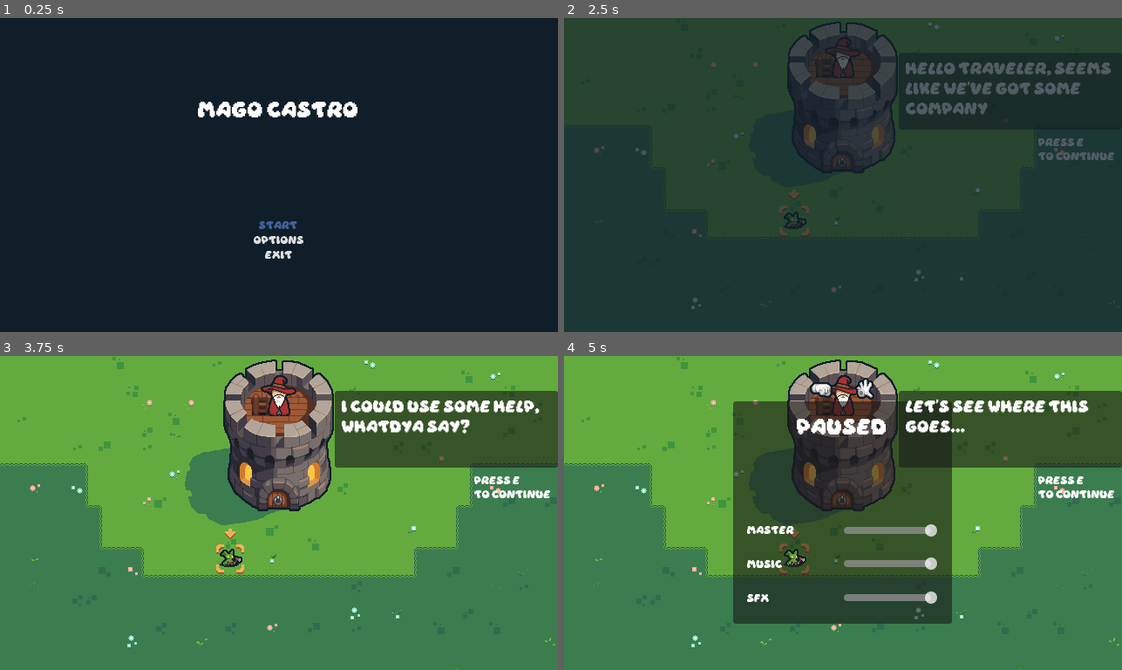
Above: before the commit, frames 1-4 (two rows, left to right).
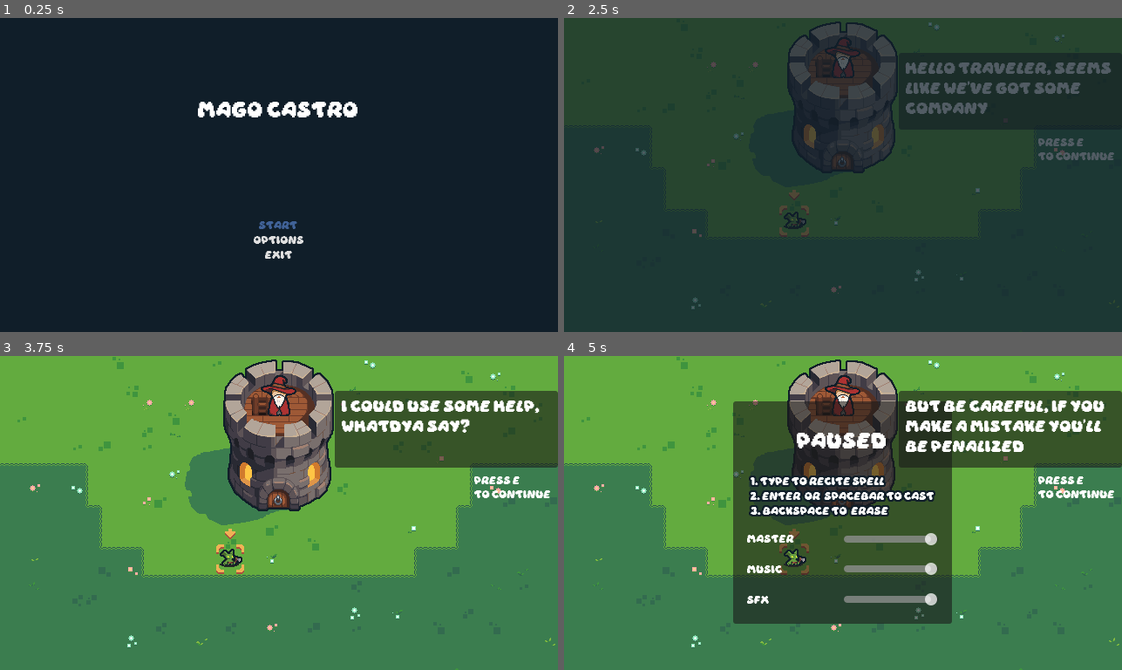
Above: after the commit, the same moments.

Repository: ignosuke/mago-castro
Game: Godot game, scene res://scenes/ui/MainMenu.tscn
Two runs of this game, one before a commit and one after it. Both use one fixed random seed, a clock stepped at 60 frames per second and the inputs below.
Inputs:
- Up to frame 1 (0.25 s): no input
- Up to frame 2 (2.5 s): click "Start" at 0.5 s; tap Enter at 1.25, 2.1 s; tap E (interact) at 1.35 s; tap Space at 1.52, 2.27 s; hold A from 2.03 s (still down)
- Up to frame 3 (3.75 s): tap E (interact) at 2.75, 3.5 s; release A at 2.78 s; tap Backspace at 2.85 s; tap Z at 3.6 s
- Up to frame 4 (5 s): tap Space at 3.77, 4.52 s; tap E (interact) at 4.25, 4.35 s; hold A from 4.28 s (still down); tap Escape (pause) at 4.9 s

The runs differ from the first frame. In frame 1, less than 0.1% of the frame differs, in the area x 38-62%, y 26-77%; in frame 2, 0.2%; in frame 3, 0.4%; in frame 4, 8.6%, in the area x 32-99%, y 6-80%.

Commit message:
final tweaks before due

Diff:
--- a/godot/assets/ui/default_theme.tres
+++ b/godot/assets/ui/default_theme.tres
@@ -1,6 +1,6 @@
 [gd_resource type="Theme" load_steps=7 format=3 uid="uid://hxly4oe8srts"]
 
-[ext_resource type="FontFile" uid="uid://dv5ntxs6ktd86" path="res://assets/fonts/Daydream.otf" id="1_1x47d"]
+[ext_resource type="FontFile" uid="uid://bsx7v0528fxl8" path="res://assets/fonts/Daydream.ttf" id="1_1x47d"]
 
 [sub_resource type="StyleBoxEmpty" id="StyleBoxEmpty_1x47d"]
 
--- a/godot/project.godot
+++ b/godot/project.godot
@@ -52,6 +52,11 @@
 "events": [Object(InputEventKey,"resource_local_to_scene":false,"resource_name":"","device":-1,"window_id":0,"alt_press …(192 unchanged characters)…
 ]
 }
+restart={
+"deadzone": 0.2,
+"events": [Object(InputEventKey,"resource_local_to_scene":false,"resource_name":"","device":-1,"window_id":0,"alt_pressed":false,"shift_pressed":false,"ctrl_pressed":false,"meta_pressed":false,"pressed":false,"keycode":0,"physical_keycode":82,"key_label":0,"unicode":114,"location":0,"echo":false,"script":null)
+]
+}
 
 [layer_names]
 
--- a/godot/scenes/Game.tscn
+++ b/godot/scenes/Game.tscn
@@ -1,6 +1,7 @@
-[gd_scene load_steps=9 format=4 uid="uid://dsypgiiynky7m"]
+[gd_scene load_steps=10 format=4 uid="uid://dsypgiiynky7m"]
 
 [ext_resource type="PackedScene" uid="uid://2dr4psea34po" path="res://scenes/ui/HUD.tscn" id="1_cpr0p"]
+[ext_resource type="Script" uid="uid://da22botvindq2" path="res://scripts/game.gd" id="1_kiw3p"]
 [ext_resource type="Texture2D" uid="uid://h5c30022m6kx" path="res://assets/sprites/terrain/New Basic Tiles Free.png" id="1_s0nni"]
 [ext_resource type="PackedScene" uid="uid://t06pferan4g8" path="res://scenes/ui/Tutorial.tscn" id="2_kiw3p"]
 [ext_resource type="PackedScene" uid="uid://brtnpx5sgbdmx" path="res://scenes/player/MageTower.tscn" id="2_qbsmt"]
@@ -137,6 +138,7 @@
 sources/0 = SubResource("TileSetAtlasSource_aug50")
 
 [node name="Game" type="Node2D"]
+script = ExtResource("1_kiw3p")
 
 [node name="HUD" parent="." instance=ExtResource("1_cpr0p")]
 
--- a/godot/scenes/player/CastingMachine.tscn
+++ b/godot/scenes/player/CastingMachine.tscn
@@ -1,16 +1,7 @@
-[gd_scene load_steps=6 format=3 uid="uid://dcionelkkg882"]
+[gd_scene load_steps=3 format=3 uid="uid://dcionelkkg882"]
 
 [ext_resource type="Script" uid="uid://djpg6nakcgv1v" path="res://scripts/player/casting_machine.gd" id="1_1g058"]
 [ext_resource type="Theme" uid="uid://hxly4oe8srts" path="res://assets/ui/default_theme.tres" id="1_rx8p8"]
-[ext_resource type="FontFile" uid="uid://dv5ntxs6ktd86" path="res://assets/fonts/Daydream.otf" id="2_1g058"]
-
-[sub_resource type="Theme" id="Theme_rx8p8"]
-default_font = ExtResource("2_1g058")
-
-[sub_resource type="LabelSettings" id="LabelSettings_1g058"]
-line_spacing = 4.0
-outline_size = 16
-outline_color = Color(0.0627451, 0.117647, 0.141176, 1)
 
 [node name="CastingMachine" type="MarginContainer"]
 texture_filter = 1
@@ -23,8 +14,8 @@
 
 [node name="Label" type="Label" parent="."]
 layout_mode = 2
-theme = SubResource("Theme_rx8p8")
+theme_override_colors/font_outline_color = Color(0.0627451, 0.11764706, 0.16078432, 1)
+theme_override_constants/outline_size = 12
 text = "FIREBOLT"
-label_settings = SubResource("LabelSettings_1g058")
 horizontal_alignment = 1
 vertical_alignment = 1
--- a/godot/scenes/ui/GameOver.tscn
+++ b/godot/scenes/ui/GameOver.tscn
@@ -6,6 +6,45 @@
 [ext_resource type="Texture2D" uid="uid://ciipnnkoop8j5" path="res://assets/sprites/ui/you_lose.png" id="4_tnwko"]
 [ext_resource type="AudioStream" uid="uid://caascku1thc00" path="res://assets/audio/game_won.wav" id="5_tnwko"]
 [ext_resource type="AudioStream" uid="uid://i6gcar42do57" path="res://assets/audio/game_lost.wav" id="6_fb0mb"]
+[ext_resource type="Theme" uid="uid://hxly4oe8srts" path="res://assets/ui/default_theme.tres" id="7_o4wla"]
+
+[sub_resource type="Animation" id="Animation_o4wla"]
+resource_name = "restart_msg"
+length = 2.0
+loop_mode = 1
+tracks/0/type = "value"
+tracks/0/imported = false
+tracks/0/enabled = true
+tracks/0/path = NodePath("Label:modulate")
+tracks/0/interp = 1
+tracks/0/loop_wrap = true
+tracks/0/keys = {
+"times": PackedFloat32Array(0, 1.25, 2),
+"transitions": PackedFloat32Array(1, 1, 1),
+"update": 0,
+"values": [Color(1, 1, 1, 0), Color(1, 1, 1, 1), Color(1, 1, 1, 0)]
+}
+
+[sub_resource type="Animation" id="Animation_xgyu6"]
+length = 0.001
+tracks/0/type = "value"
+tracks/0/imported = false
+tracks/0/enabled = true
+tracks/0/path = NodePath("Label:modulate")
+tracks/0/interp = 1
+tracks/0/loop_wrap = true
+tracks/0/keys = {
+"times": PackedFloat32Array(0),
+"transitions": PackedFloat32Array(1),
+"update": 0,
+"values": [Color(1, 1, 1, 0)]
+}
+
+[sub_resource type="AnimationLibrary" id="AnimationLibrary_1q2vd"]
+_data = {
+&"RESET": SubResource("Animation_xgyu6"),
+&"restart_msg": SubResource("Animation_o4wla")
+}
 
 [node name="GameOver" type="Node2D"]
 script = ExtResource("1_57v1k")
@@ -23,5 +62,21 @@
 position = Vector2(0, 65)
 texture = ExtResource("3_pxa5g")
 
+[node name="Label" type="Label" parent="."]
+modulate = Color(1, 1, 1, 0)
+offset_left = -136.0
+offset_top = 120.0
+offset_right = 139.0
+offset_bottom = 146.0
+theme = ExtResource("7_o4wla")
+theme_override_colors/font_outline_color = Color(0.0627451, 0.11764706, 0.16078432, 1)
+theme_override_constants/outline_size = 12
+text = "Press R to restart"
+
 [node name="AudioStreamPlayer" type="AudioStreamPlayer" parent="."]
 bus = &"SFX"
+
+[node name="AnimationPlayer" type="AnimationPlayer" parent="."]
+libraries = {
+&"": SubResource("AnimationLibrary_1q2vd")
+}
--- a/godot/scenes/ui/HUD.tscn
+++ b/godot/scenes/ui/HUD.tscn
@@ -68,7 +68,7 @@
 [node name="HealthLabel" type="Label" parent="HUDContainer/HBoxContainer/GameInformation/HBoxContainer/TowerHealth"]
 unique_name_in_owner = true
 layout_mode = 2
-text = "Vida: 100"
+text = "HP: 100"
 label_settings = SubResource("LabelSettings_3xj3m")
 horizontal_alignment = 1
 vertical_alignment = 1
@@ -119,35 +119,50 @@
 [node name="SpellList" type="VBoxContainer" parent="HUDContainer/HBoxContainer"]
 layout_mode = 2
 size_flags_horizontal = 10
+size_flags_vertical = 0
 
-[node name="Label" type="Label" parent="HUDContainer/HBoxContainer/SpellList"]
+[node name="Title" type="Label" parent="HUDContainer/HBoxContainer/SpellList"]
 layout_mode = 2
+theme_override_colors/font_outline_color = Color(0.0627451, 0.11764706, 0.16078432, 1)
+theme_override_constants/outline_size = 8
 theme_override_font_sizes/font_size = 12
 text = "Spell list:"
+horizontal_alignment = 1
 
-[node name="Label2" type="Label" parent="HUDContainer/HBoxContainer/SpellList"]
+[node name="Jolt" type="Label" parent="HUDContainer/HBoxContainer/SpellList"]
+layout_mode = 2
+theme_override_colors/font_outline_color = Color(0.95686275, 0.6666667, 0.21960784, 1)
+theme_override_constants/outline_size = 8
+theme_override_font_sizes/font_size = 8
+text = "Jolt"
+horizontal_alignment = 1
+
+[node name="Flame" type="Label" parent="HUDContainer/HBoxContainer/SpellList"]
+layout_mode = 2
+theme_override_colors/font_outline_color = Color(0.91764706, 0.38431373, 0.38431373, 1)
+theme_override_constants/outline_size = 8
+theme_override_font_sizes/font_size = 8
+text = "Flame"
+horizontal_alignment = 1
+
+[node name="Firebolt" type="Label" parent="HUDContainer/HBoxContainer/SpellList"]
+layout_mode = 2
+theme_override_colors/font_outline_color = Color(0.43137255, 0.89411765, 1, 1)
+theme_override_constants/outline_size = 8
+theme_override_font_sizes/font_size = 8
+text = "Firebolt"
+horizontal_alignment = 1
+
+[node name="HSeparator" type="HSeparator" parent="HUDContainer/HBoxContainer/SpellList"]
+layout_mode = 2
+theme_override_constants/separation = 2
+
+[node name="EscapeToPause" type="Label" parent="HUDContainer/HBoxContainer/SpellList"]
+custom_minimum_size = Vector2(100, 0)
 layout_mode = 2
 theme_override_font_sizes/font_size = 8
-text = "Jolt"
-horizontal_alignment = 2
-
-[node name="Label3" type="Label" parent="HUDContainer/HBoxContainer/SpellList"]
-layout_mode = 2
-theme_override_font_sizes/font_size = 8
-text = "Flame"
-horizontal_alignment = 2
-
-[node name="Label4" type="Label" parent="HUDContainer/HBoxContainer/SpellList"]
-layout_mode = 2
-theme_override_font_sizes/font_size = 8
-text = "Firebolt"
-horizontal_alignment = 2
-
-[node name="Label5" type="Label" parent="HUDContainer/HBoxContainer/SpellList"]
-visible = false
-layout_mode = 2
-theme_override_font_sizes/font_size = 8
-text = "Earthquake"
-horizontal_alignment = 2
+text = "Press ESC to pause"
+horizontal_alignment = 1
+autowrap_mode = 3
 
 [node name="Pause" parent="." instance=ExtResource("10_euikm")]
--- a/godot/scenes/ui/Pause.tscn
+++ b/godot/scenes/ui/Pause.tscn
@@ -51,6 +51,33 @@
 size_flags_vertical = 3
 text = "PAUSED"
 horizontal_alignment = 1
+vertical_alignment = 1
+
+[node name="HelpLabels" type="VBoxContainer" parent="MarginContainer/Panel/MarginContainer/VBoxContainer"]
+layout_mode = 2
+size_flags_horizontal = 4
+size_flags_vertical = 6
+
+[node name="Label" type="Label" parent="MarginContainer/Panel/MarginContainer/VBoxContainer/HelpLabels"]
+layout_mode = 2
+theme_override_colors/font_outline_color = Color(0.0627451, 0.11764706, 0.16078432, 1)
+theme_override_constants/outline_size = 8
+theme_override_font_sizes/font_size = 8
+text = "1. Type to recite spell"
+
+[node name="Label2" type="Label" parent="MarginContainer/Panel/MarginContainer/VBoxContainer/HelpLabels"]
+layout_mode = 2
+theme_override_colors/font_outline_color = Color(0.0627451, 0.11764706, 0.16078432, 1)
+theme_override_constants/outline_size = 8
+theme_override_font_sizes/font_size = 8
+text = "2. ENTER  or  SPACEBAR to cast"
+
+[node name="Label3" type="Label" parent="MarginContainer/Panel/MarginContainer/VBoxContainer/HelpLabels"]
+layout_mode = 2
+theme_override_colors/font_outline_color = Color(0.0627451, 0.11764706, 0.16078432, 1)
+theme_override_constants/outline_size = 8
+theme_override_font_sizes/font_size = 8
+text = "3. BACKSPACE TO  ERASE"
 
 [node name="Settings" parent="MarginContainer/Panel/MarginContainer/VBoxContainer" instance=ExtResource("3_70q5k")]
 layout_mode = 2
--- /dev/null
+++ b/godot/scripts/game.gd
@@ -0,0 +1,6 @@
+class_name Game extends Node2D
+
+@onready var audio: AudioStreamPlayer = $AudioStreamPlayer
+
+func _ready():
+	MessageBus.RESTART.connect(func(): audio.play())
--- a/godot/scripts/game_manager.gd
+++ b/godot/scripts/game_manager.gd
@@ -7,7 +7,7 @@
 var paused: bool = false
 
 var start_time: float
-var elapsed_seconds: float = 0.0
+var elapsed_seconds: float
 var display_time: String = "00:00"
 
 var pause_start_time: float = 0.0
@@ -15,8 +15,6 @@
 
 var is_game_over: bool = false
 var game_over_scene: PackedScene = preload("res://scenes/ui/GameOver.tscn")
-
-signal GAME_OVER(victory: bool)
 
 var cooldowns = {
 	FLAME = 0.0,
@@ -31,8 +29,9 @@
 }
 
 func _ready() -> void:
-	AudioServer.generate_bus_layout()
-	GAME_OVER.connect(end_game)
+	MessageBus.GAME_WON.connect(func(): end_game(true))
+	MessageBus.GAME_LOST.connect(func(): end_game(false))
+	MessageBus.RESTART.connect(start)
 
 func _process(delta: float) -> void:
 	if is_game_over:
@@ -40,7 +39,6 @@
 
 	if started:
 		if !paused:
-			# Tiempo real transcurrido menos tiempo pausado
 			elapsed_seconds = (
 				Time.get_unix_time_from_system() -
 				start_time -
@@ -99,30 +97,28 @@
 	return randi() % 2
 
 func start() -> void:
+	is_game_over = false
 	start_time = Time.get_unix_time_from_system()
 	total_paused_time = 0.0
+	elapsed_seconds = 0.0
+	for cd in cooldowns:
+		cooldowns[cd] = 0.0
 	started = true
 
 func toggle_pause() -> void:
 	paused = !paused
-	var msg = "Game paused" if paused else "Game unpaused"
-	print(msg)
 
 	if paused:
-		# Guardar el momento en que se pausó
 		pause_start_time = Time.get_unix_time_from_system()
 	else:
-		# Acumular el tiempo que estuvo pausado
 		var pause_duration = Time.get_unix_time_from_system() - pause_start_time
 		total_paused_time += pause_duration
 
 	get_tree().paused = paused
 
-func end_game(victory: bool) -> void:
+func end_game(victory_flag: bool) -> void:
 	if !is_game_over:
 		var game_over = game_over_scene.instantiate()
-		game_over.won = victory
+		game_over.won = victory_flag
 		add_child(game_over)
-		create_tween().tween_property(Engine, "time_scale", 0.0, 1.5).finished.connect(func(): is_game_over = true)
-
-	is_game_over = true
+		is_game_over = true
--- a/godot/scripts/horde_spawner.gd
+++ b/godot/scripts/horde_spawner.gd
@@ -9,25 +9,27 @@
 @export var max_spawn_time: float = 5.0
 
 @onready var spawn_timer: Timer = $SpawnTimer
-var elapsed_seconds = GameManager.elapsed_seconds
+var elapsed_seconds: float = 0.0
 var is_spawning: bool = false
 
 func _ready() -> void:
 	spawn_timer.timeout.connect(_on_spawn_timer_timeout)
-	spawn_curve = create_difficulty_curve()
+	spawn_curve = _create_difficulty_curve()
 
-	MessageBus.TUTORIAL_COMPLETED.connect(func(): start_spawning())
+	MessageBus.TUTORIAL_COMPLETED.connect(_start_spawning)
+	MessageBus.RESTART.connect(_start_spawning)
 
-func start_spawning():
+func _start_spawning():
+	_kill_all_enemies_to_reset()
 	is_spawning = true
-	schedule_next_spawn()
+	_schedule_next_spawn()
 
 func _process(_delta: float) -> void:
 	elapsed_seconds = GameManager.elapsed_seconds
-	if elapsed_seconds >= total_duration && is_spawning:
-		stop_spawning()
+	if  elapsed_seconds >= total_duration && is_spawning:
+		_stop_spawning()
 
-func create_difficulty_curve() -> Curve:
+func _create_difficulty_curve() -> Curve:
 	var curve = Curve.new()
 	curve.min_value = 0.0
 	curve.max_value = 1.0
@@ -52,14 +54,14 @@
 
 	return curve
 
-func get_enemy_weights() -> Array[float]:
+func _get_enemy_weights() -> Array[float]:
 	# Return [Melee, Ranged, Kamikaze]
 
-	if elapsed_seconds < 36.0:
+	if elapsed_seconds < 30.0:
 		# Solo melee
 		return [1.0, 0.0, 0.0]
 
-	elif elapsed_seconds < 60.0:
+	elif elapsed_seconds < 54.0:
 		# Melee + algo de ranged
 		return [0.7, 0.3, 0.0]
 
@@ -67,12 +69,16 @@
 		# Melee + ranged + poco kamikaze
 		return [0.7, 0.25, 0.05]
 
+	elif elapsed_seconds < 104.0:
+		# Melee + ranged + poco kamikaze
+		return [0.6, 0.3, 0.1]
+
 	else:
 		# Ratio final: aproximado 8:3:1
 		return [0.5, 0.35, 0.15]
 
-func choose_enemy_type() -> int:
-	var weights = get_enemy_weights()
+func _choose_enemy_type() -> int:
+	var weights = _get_enemy_weights()
 	var total_weight = weights[0] + weights[1] + weights[2]
 
 	if total_weight == 0:
@@ -88,21 +94,21 @@
 
 	return 0
 
-func schedule_next_spawn():
-	if not is_spawning:
+func _schedule_next_spawn() -> void:
+	if !is_spawning:
 		return
 
 	var curve_value = spawn_curve.sample(elapsed_seconds)
 	var spawn_delay = lerp(min_spawn_time, max_spawn_time, curve_value)
 	spawn_timer.start(spawn_delay)
 
-func _on_spawn_timer_timeout():
-	spawn_enemy()
-	schedule_next_spawn()
+func _on_spawn_timer_timeout() -> void:
+	_spawn_enemy()
+	_schedule_next_spawn()
 
-func spawn_enemy() -> void:
+func _spawn_enemy() -> void:
 	var spawn_position = spawnpoints.pick_random().global_position
-	var enemy_type = choose_enemy_type()
+	var enemy_type = _choose_enemy_type()
 	var enemy_to_spawn = enemies[enemy_type].instantiate()
 
 	enemy_to_spawn.global_position = Vector2(
@@ -114,7 +120,23 @@
 	#var enemy_names = ["Melee", "Ranged", "Kamikaze"]
 	#print("%s spawneado en t=%.1fs" % [enemy_names[enemy_type], elapsed_seconds])
 
-func stop_spawning():
+func _stop_spawning() -> void:
 	is_spawning = false
 	spawn_timer.stop()
-	MessageBus.HORDE_COMPLETED.emit()
+
+	await _wait_for_all_enemies_dead()
+	MessageBus.GAME_WON.emit()
+
+func _wait_for_all_enemies_dead() -> void:
+	while true:
+		await get_tree().create_timer(0.5).timeout
+		var remaining_enemies = get_children().filter(
+			func(child): return child is Enemy
+		)
+		if remaining_enemies.is_empty():
+			break
+
+func _kill_all_enemies_to_reset() -> void:
+	get_children().filter(
+		func(child): if child is Enemy: child.queue_free()
+	)
--- a/godot/scripts/message_bus.gd
+++ b/godot/scripts/message_bus.gd
@@ -19,4 +19,6 @@
 signal TUTORIAL_COMPLETED
 signal HORDE_COMPLETED
 
-signal SCREEN_SHAKE(duration: float, intensity: float)
+signal GAME_WON
+signal GAME_LOST
+signal RESTART
--- a/godot/scripts/player/mage.gd
+++ b/godot/scripts/player/mage.gd
@@ -14,7 +14,6 @@
 
 var closest_enemy: Enemy
 var enemies_by_proximity: Array[Enemy] = []
-var horde_completed: bool = false
 
 var SPELLS = ["FLAME", "FIREBOLT", "JOLT"]
 
@@ -51,12 +50,6 @@
 	MessageBus.ATTEMPT_CAST.connect(_on_attempt_cast)
 	MessageBus.CAST_WHILE_PENALIZED.connect(_cast_while_penalized)
 	penalty_timer.timeout.connect(_on_penalty_timeout)
-
-	MessageBus.HORDE_COMPLETED.connect(func(): horde_completed = true)
-
-func _process(_delta: float) -> void:
-	if horde_completed && enemies_by_proximity.is_empty():
-		GameManager.GAME_OVER.emit(true)
 
 func _physics_process(_delta: float) -> void:
 	if !enemies_by_proximity.is_empty():
--- a/godot/scripts/player/mage_tower.gd
+++ b/godot/scripts/player/mage_tower.gd
@@ -13,6 +13,11 @@
 	hurt_box.DETECTED_HITBOX.connect(_take_damage)
 	MessageBus.ATTACK_TOWER.connect(_take_damage)
 
+	MessageBus.RESTART.connect(func():
+		health = 100
+		MessageBus.TOWER_HEALTH_UPDATE.emit(health)
+	)
+
 func _take_damage(damage: int) -> void:
 	animation_player.play("take_damage")
 	audio.play()
@@ -20,7 +25,7 @@
 	if health - damage <= 0:
 		health = 0
 		MessageBus.TOWER_HEALTH_UPDATE.emit(health)
-		GameManager.GAME_OVER.emit(false)
+		MessageBus.GAME_LOST.emit()
 		return
 
 	health -= damage
--- a/godot/scripts/ui/game_over.gd
+++ b/godot/scripts/ui/game_over.gd
@@ -1,6 +1,6 @@
 extends Node2D
 
-@export_group("")
+@export_group("Screen Config")
 @export var game_over: Texture2D
 @export var you_won: Texture2D
 @export var win_audio_stream: AudioStream
@@ -10,14 +10,17 @@
 @onready var game_over_sprite: Sprite2D = $GameOverSprite
 @onready var message_sprite: Sprite2D = $MessageSprite
 @onready var audio: AudioStreamPlayer = $AudioStreamPlayer
+@onready var animation_player: AnimationPlayer = $AnimationPlayer
 
 var won: bool = false
+var ready_to_restart: bool = false
 
 func _ready() -> void:
 	game_over_sprite.texture = game_over
 
 	z_index = 100
 	position = get_viewport().get_visible_rect().size / 2
+	position.y -= 60
 	game_over_sprite.scale = Vector2.ZERO
 	message_sprite.scale = Vector2.ZERO
 	_enter_transition()
@@ -37,4 +40,13 @@
 		message_sprite.offset.x += 32
 	audio.play()
 	create_tween().tween_property(message_sprite, "scale", Vector2(1.2, 1.2), 0.5)\
-	.set_trans(Tween.TRANS_CUBIC).set_ease(Tween.EASE_IN)
+	.set_trans(Tween.TRANS_CUBIC).set_ease(Tween.EASE_IN).finished.connect(
+		func():
+			ready_to_restart = true
+			animation_player.play("restart_msg")
+	)
+
+func _input(_event: InputEvent) -> void:
+	if Input.is_action_just_pressed("restart") && ready_to_restart:
+		MessageBus.RESTART.emit()
+		queue_free()
--- a/godot/scripts/ui/hud.gd
+++ b/godot/scripts/ui/hud.gd
@@ -24,7 +24,7 @@
 	)
 
 func _on_tower_health_changed(current_health: int):
-	health_label.text = "Vida: %s" % current_health
+	health_label.text = "HP: %s" % current_health
 	update_health(current_health)
 
 func update_health(percent: float):
--- a/godot/scripts/ui/tutorial.gd
+++ b/godot/scripts/ui/tutorial.gd
@@ -13,17 +13,17 @@
 	"These guys never let me enjoy myself",
 	"I could use some help, whatdya say?",
 	"Listen, I lend you my magic and you recite the spells",
-	"Try casting this spell: 'FLAME' with SPACEBAR"
+	"But be careful, if you make a mistake you'll be penalized",
+	"Type 'FLAME' and press SPACEBAR to cast your first spell"
 ]
 
 const casting = "Let's see where this goes..."
-const cast_success = "ZAMN you learn quickly, let's have some fun"
+const cast_success = "ZAMN you learn quickly, let's have some fun then..."
 const cast_error = "Oops, wrong spell. Don't worry, try again: 'FLAME'"
 
 var fade_out_timer: Timer = Timer.new()
 @onready var tutorial_container: MarginContainer = $TutorialContainer
 
-# Este código está muy sucio, sepan disculpar, lo hice casi a última hora Dx
 func _ready() -> void:
 	MessageBus.RECITING_SPELL.connect(func():
 		dialog_label.text = casting
Binary file removed: godot/assets/fonts/Daydream.otf
Binary file added: godot/assets/fonts/Daydream.ttf
Not shown, changed: godot/assets/fonts/Daydream.ttf.import
Not shown: 1 places in godot/scenes/ui/GameOver.tscn that only renumber resources
Not shown, added: godot/scripts/game.gd.uid
